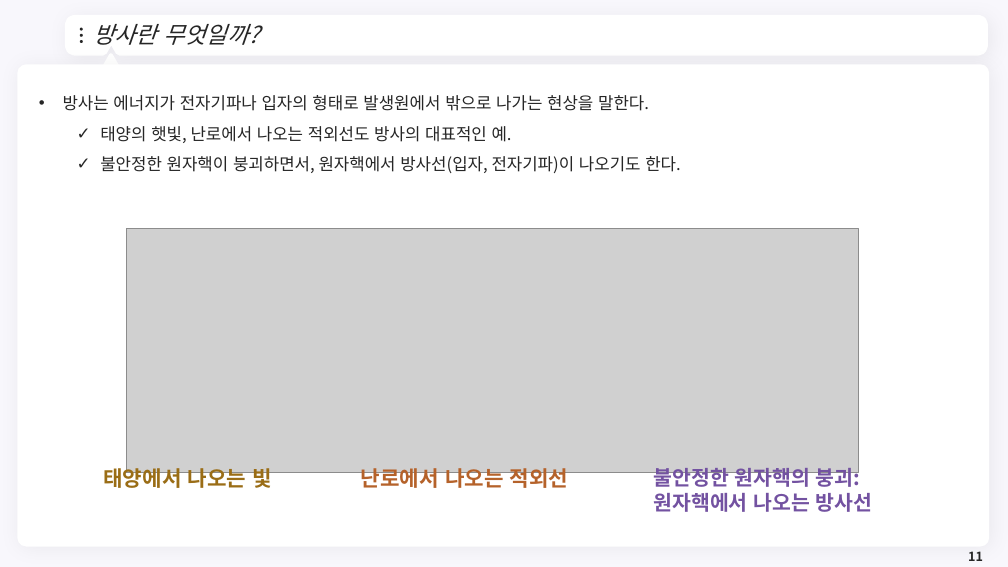
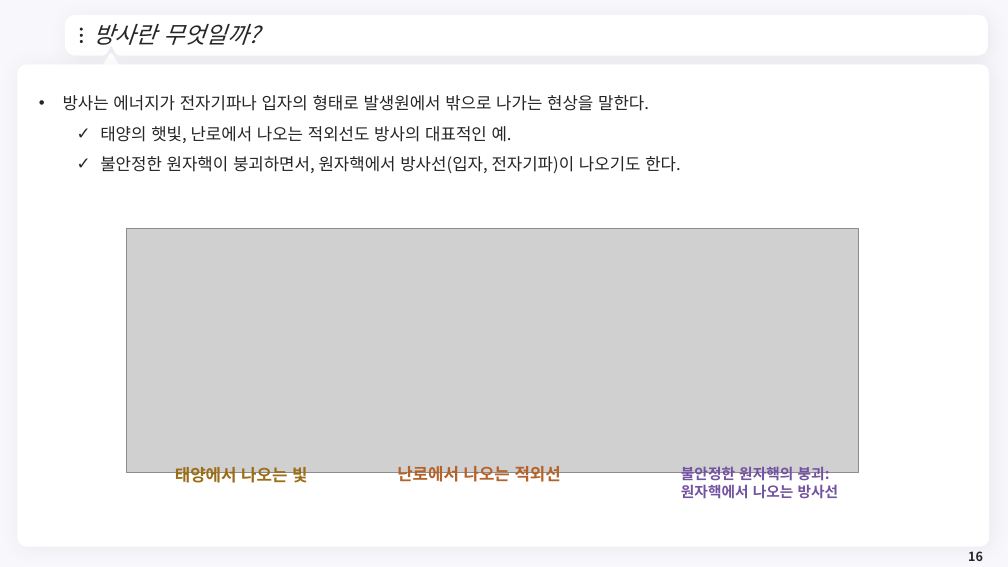
Before and after one commit to meandthey/Teaching, a slide deck: slide 16 of 에너지경제학/자원에너지경제학_Chapter_6 (원자력).pptx (slide 11 before the commit). Drawn at 1008x567 pixels with LibreOffice and Linux fonts; fonts in the diff are those of the drawing; grey boxes stand for pictures; background and template pictures are left out. Boxes give left, top, right and bottom in pixels: in the first picture for what was removed or moved away, otherwise in the second. Text is boxed around its words. In the diff, an @@ line names an element or a change of style, - is before the commit and + after.

```diff
--- a/에너지경제학/자원에너지경제학_Chapter_6 (원자력).pptx
+++ b/에너지경제학/자원에너지경제학_Chapter_6 (원자력).pptx
@@ text "태양에서 나오는 빛" at bbox=[175, 467, 307, 487]: size 20.2 to 16 pt @@
@@ text "태양에서 나오는 빛": place and size @@
-text "태양에서 나오는 빛" at bbox=[103, 465, 272, 492]
+text "태양에서 나오는 빛" at bbox=[175, 467, 307, 487]
@@ text "난로에서 나오는 적외선": place and size @@
-text "난로에서 나오는 적외선" at bbox=[361, 468, 569, 492]
+text "난로에서 나오는 적외선" at bbox=[397, 466, 561, 485]
@@ text "난로에서 나오는 적외선" at bbox=[397, 466, 561, 485]: size 20.2 to 16 pt @@
@@ text "불안정한 원자핵의 붕괴:": place and size @@
-text "불안정한 원자핵의 붕괴:" at bbox=[653, 465, 873, 512]
+text "불안정한 원자핵의 붕괴:" at bbox=[681, 466, 839, 499]
@@ text "불안정한 원자핵의 붕괴:" at bbox=[681, 466, 839, 499]: size 19.5 to 14 pt @@
@@ page number at bbox=[968, 551, 983, 561]: text changed @@
-11
+16
```
Also in this commit, not shown: 7 other slides changed, 2 slides added.
